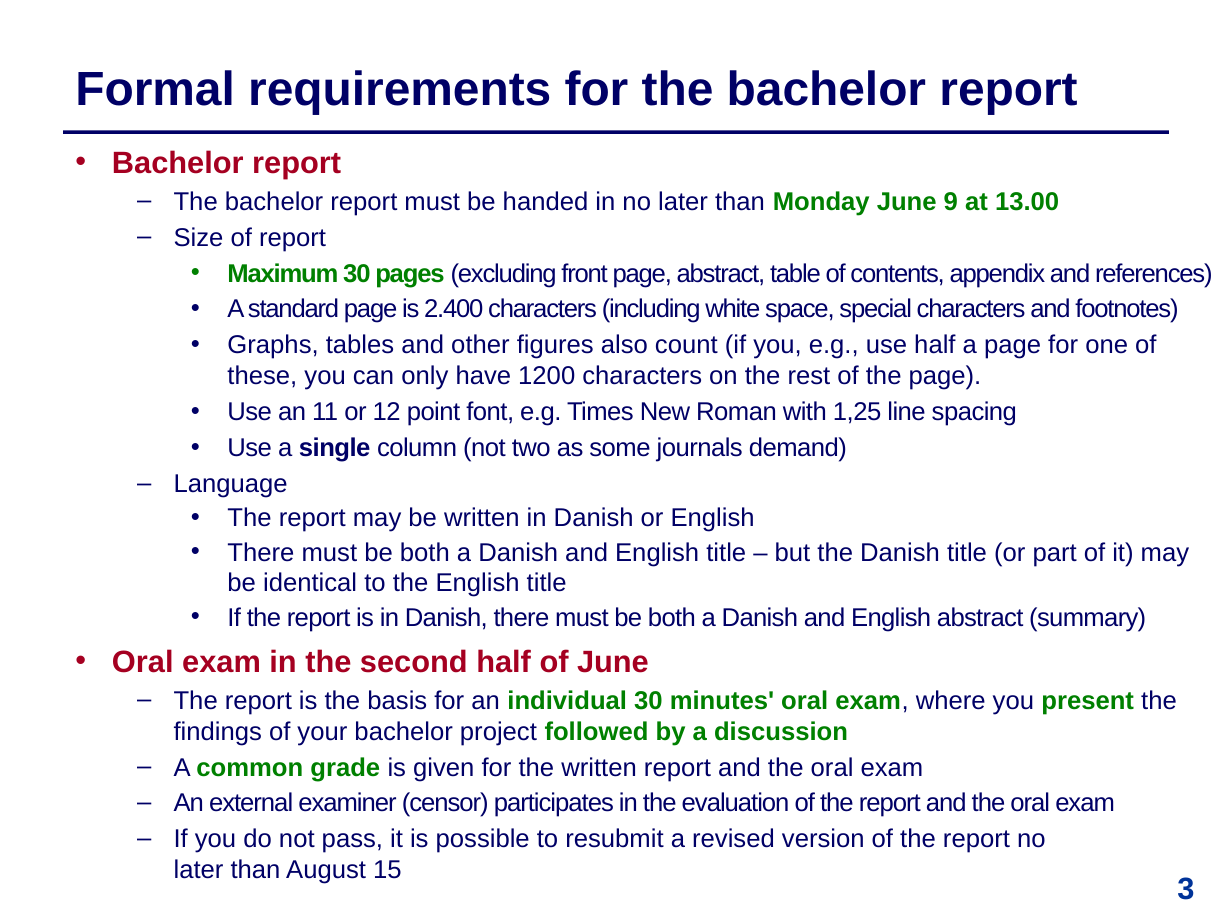
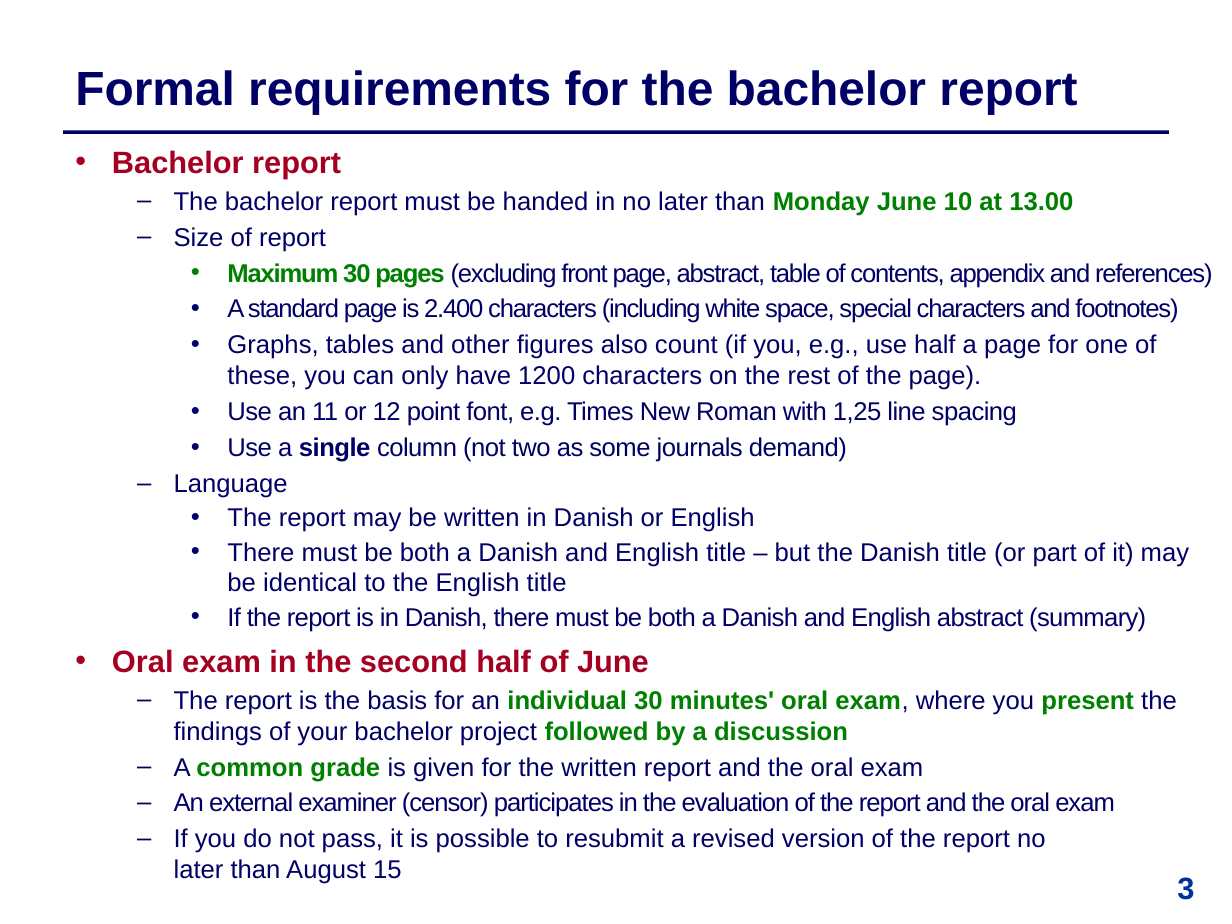
Before and after one commit to IntProgAU/Materiale, a slide deck: slide 3 of web/b25/2 Academic Writing and Oral Presentation.pptx. Drawn at 1232x924 pixels with LibreOffice and Linux fonts; fonts in the diff are those of the drawing. Boxes give left, top, right and bottom in pixels: in the first picture for what was removed or moved away, otherwise in the second. Text is boxed around its words. In the diff, an @@ line names an element or a change of style, - is before the commit and + after.

```diff
--- a/web/b25/2 Academic Writing and Oral Presentation.pptx
+++ b/web/b25/2 Academic Writing and Oral Presentation.pptx
@@ text at (174, 191, 1073, 216): text changed @@
-  – The bachelor report must be handed in no later than Monday June 9 at 13.00
+  – The bachelor report must be handed in no later than Monday June 10 at 13.00
```
Also in this commit, not shown: 1 other file.
